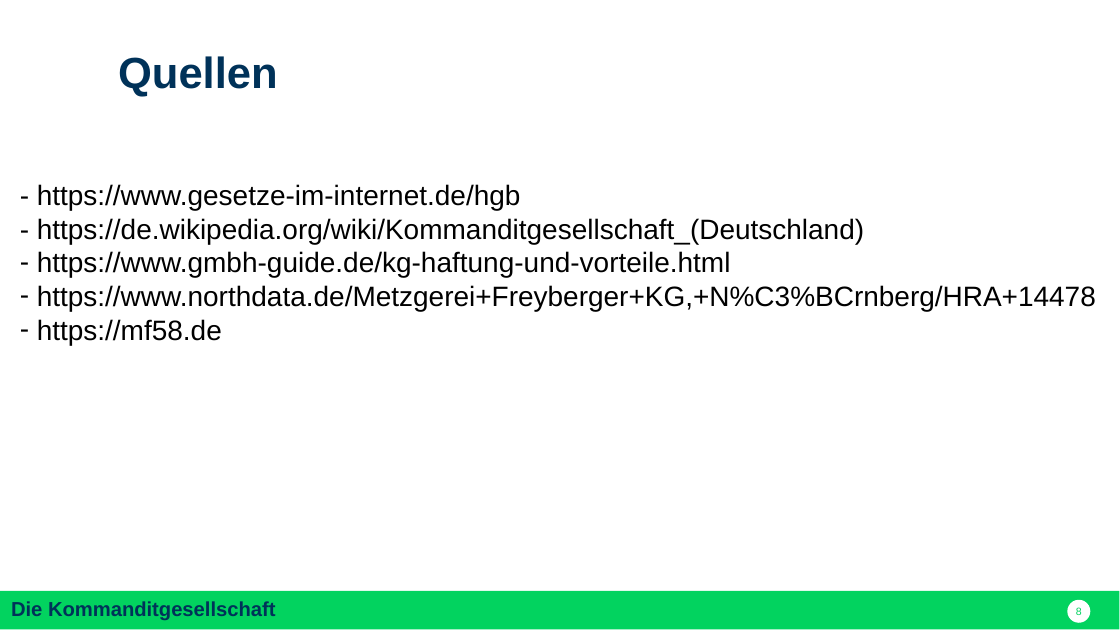
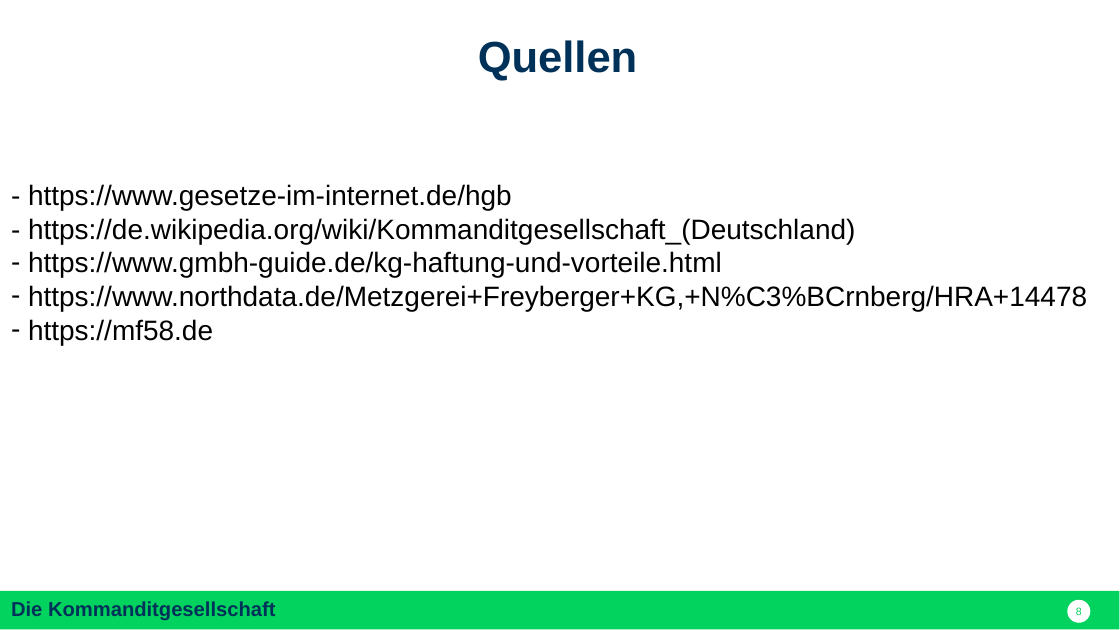
Before and after one commit to nodeg/exercises, a slide deck: slide 8 of Referat_BWP_KG_danny.pptx. Drawn at 1120x630 pixels with LibreOffice and Linux fonts; fonts in the diff are those of the drawing. Boxes give left, top, right and bottom in pixels: in the first picture for what was removed or moved away, otherwise in the second. Text is boxed around its words. In the diff, an @@ line names an element or a change of style, - is before the commit and + after.

```diff
--- a/Referat_BWP_KG_danny.pptx
+++ b/Referat_BWP_KG_danny.pptx
@@ text "Quellen": place and size @@
-text "Quellen" at (118,56,277,97)
+text "Quellen" at (478,40,637,81)
@@ text "Quellen" at (478,40,637,81): alignment left to centre @@
@@ text "- https://www.gesetze-im-internet.de/hgb": place and size @@
-text "- https://www.gesetze-im-internet.de/hgb" at (37,184,1096,345)
+text "- https://www.gesetze-im-internet.de/hgb" at (28,184,1087,345)
```
Also in this commit, not shown: 3 other slides changed.
